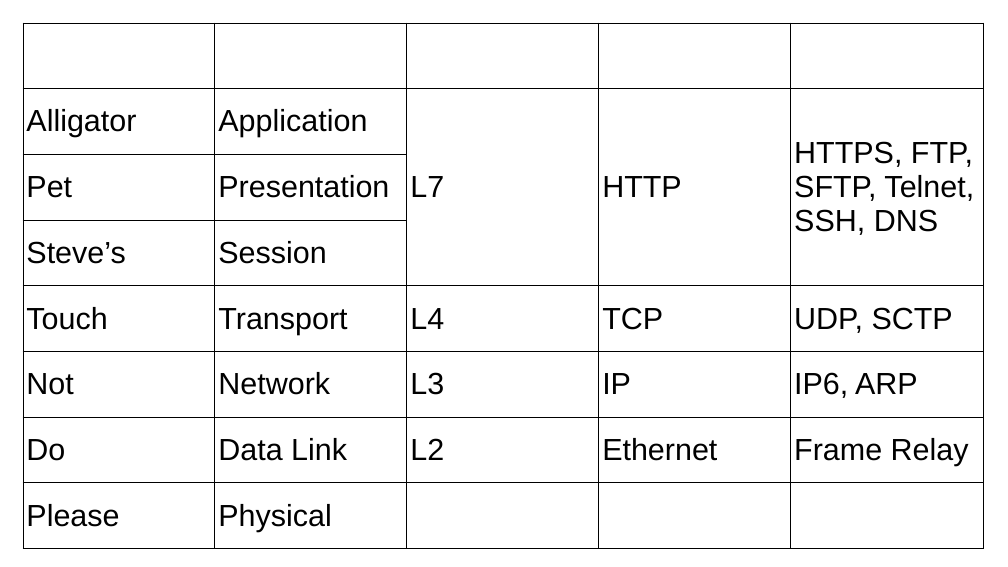
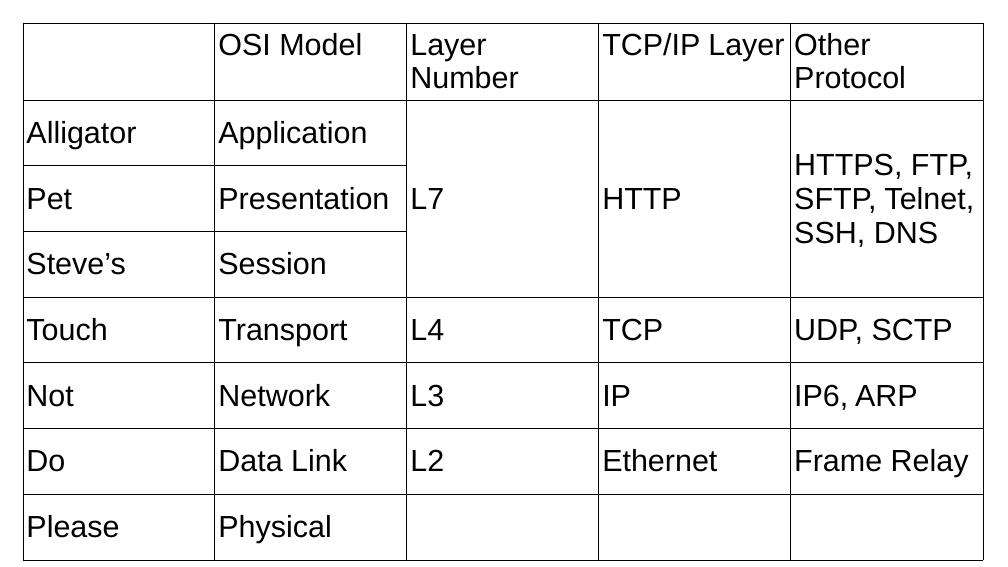
Before and after one commit to moon-piece/osi-and-tcp, a slide deck: slide 1 of OSI-TCP.odp. Drawn at 1008x567 pixels with LibreOffice and Linux fonts; fonts in the diff are those of the drawing. Boxes give left, top, right and bottom in pixels: in the first picture for what was removed or moved away, otherwise in the second. Text is boxed around its words. In the diff, an @@ line names an element or a change of style, - is before the commit and + after.

Commit message:
Update OSI-TCP.odp osi-and-tcp.png

```diff
--- a/OSI-TCP.odp
+++ b/OSI-TCP.odp
@@ table at [23,23,983,558] @@
-row 1:  |  |  |  | 
+row 1:  | OSI Model | Layer Number | TCP/IP Layer | Other Protocol
```
Also in this commit, not shown: 1 other file.
